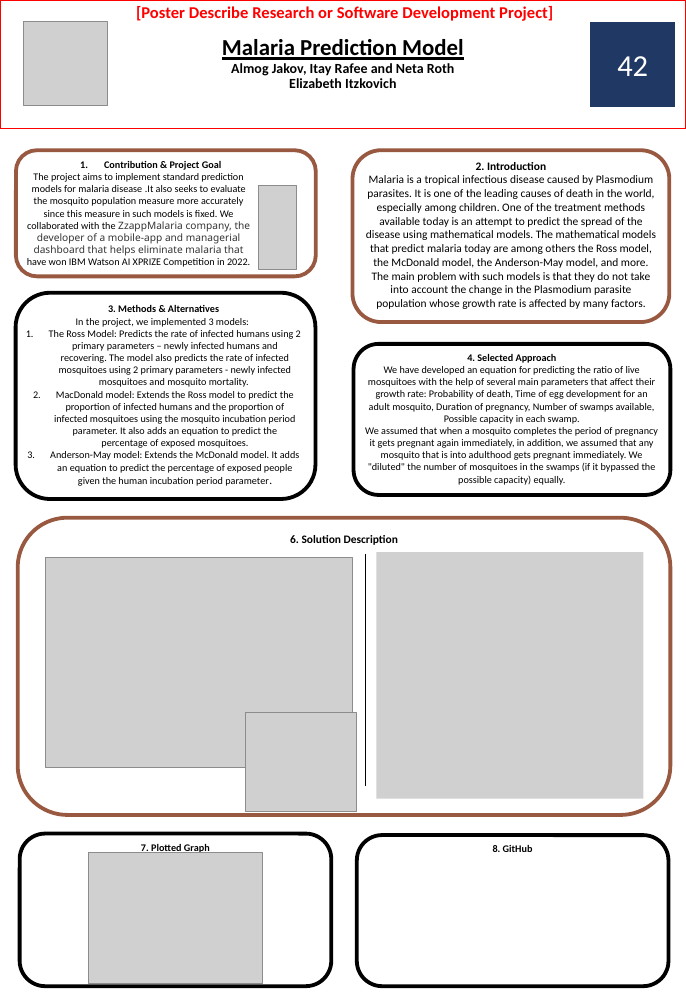
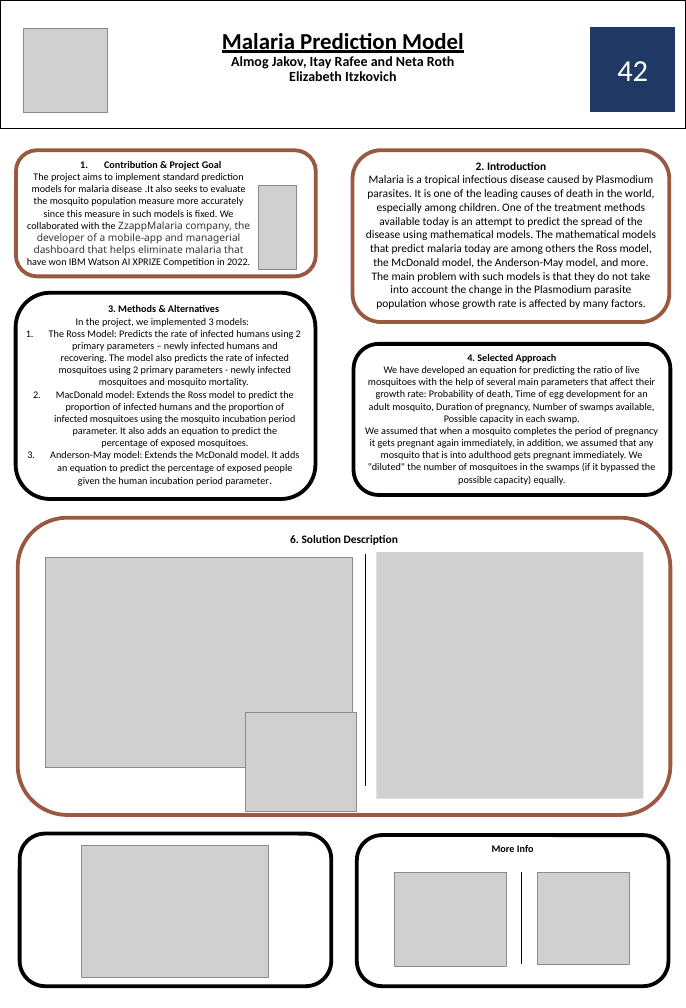
Before and after one commit to itay-rafee/Mathematical-Model-of-Malaria, a slide deck: slide 1 of poster.pptx. Drawn at 686x1008 pixels with LibreOffice and Linux fonts; fonts in the diff are those of the drawing; grey boxes stand for pictures. Boxes give left, top, right and bottom in pixels: in the first picture for what was removed or moved away, otherwise in the second. Text is boxed around its words. In the diff, an @@ line names an element or a change of style, - is before the commit and + after.

Commit message:
updated poster

```diff
--- a/poster.pptx
+++ b/poster.pptx
@@ subtitle "Malaria Prediction Model Almog Jakov, ..." at [0, 0, 686, 128]: outline #FF0000 1 pt to #000000 1 pt @@
@@ picture: place and size @@
-picture at [24, 22, 108, 106]
+picture at [24, 28, 108, 113]
@@ rectangle "42": place and size @@
-rectangle "42" at [591, 22, 675, 106]
+rectangle "42" at [591, 27, 675, 112]
@@ subtitle at [222, 33, 464, 81]: text changed; size 13.1 to 11 pt @@
-[Poster Describe Research or Software Development Project]
-Malaria Prediction Model
-Almog Jakov, Itay Rafee and Neta Roth
-Elizabeth Itzkovich
+Malaria Prediction Model
+Almog Jakov, Itay Rafee and Neta Roth
+Elizabeth Itzkovich
@@ picture: place and size @@
-picture at [89, 853, 262, 984]
+picture at [82, 845, 269, 978]
@@ text in rounded rectangle at [141, 844, 210, 853]: text removed @@
-7. Plotted Graph
@@ text in rounded rectangle at [492, 845, 534, 852]: text changed @@
-8. GitHub
+More Info
@@ picture added at [395, 873, 508, 967] @@
@@ line added from (521, 873) to (521, 965), #000000 0.5 pt @@
@@ picture added at [537, 873, 629, 965] @@
```
